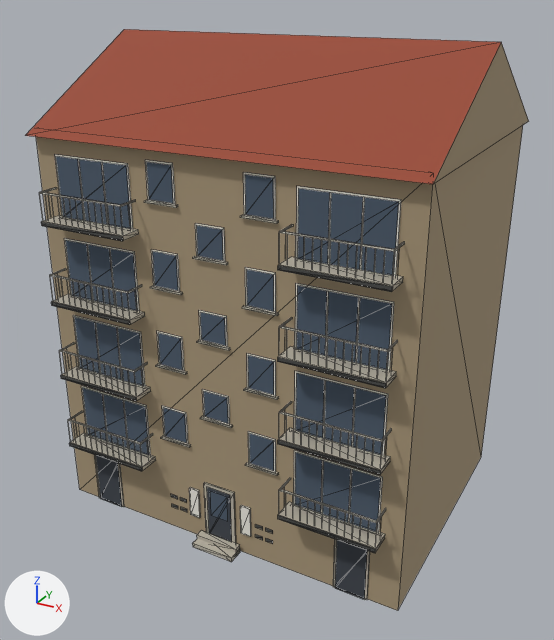
Renders of the glTF model public/canal-drive/building-types/nw-portiek-wide-core-beekenhoff__brick-buff__5__gable__long__solid.glb from each side of a commit.
Rendered twice from a 50 mm lens placed at (12.9, -24.4, 19.2), pointed at (0.1, -1.1, 7.6). The axes (+X, +Y, +Z) are drawn at lower left. The lights are the same throughout. The older version comes first. Mesh edges are drawn as thin lines. Where no turn or scale is listed for an object, it has been applied to the vertices. Vertices at exactly the same position are counted once.

The older version as bpy lines, for what is in view:
```python
me_nw_portiek_wide_core_beekenhoff__brick_buff__5__gable__long__solid = bpy.data.meshes.new('nw-portiek-wide-core-beekenhoff__brick-buff__5__gable__long__solid')
me_nw_portiek_wide_core_beekenhoff__brick_buff__5__gable__long__solid.from_pydata(...)  # 1764 vertices, 1336 faces; spans x -7.1..7.1, y -5.8..5.8, z -8.8..8.8
# faces by material slot: [12, 498, 96, 448, 176, 94, 6, 6]
me_nw_portiek_wide_core_beekenhoff__brick_buff__5__gable__long__solid.materials.append(mat_brick_aa987a)  # beige #aa987a
me_nw_portiek_wide_core_beekenhoff__brick_buff__5__gable__long__solid.materials.append(mat_stone_bdb7a8)  # grey #bdb7a8
me_nw_portiek_wide_core_beekenhoff__brick_buff__5__gable__long__solid.materials.append(mat_door_4a4a48)  # dark grey #4a4a48
me_nw_portiek_wide_core_beekenhoff__brick_buff__5__gable__long__solid.materials.append(mat_door_d8d4c8)  # light grey #d8d4c8
me_nw_portiek_wide_core_beekenhoff__brick_buff__5__gable__long__solid.materials.append(mat_frame_f2efe6)  # white #f2efe6
me_nw_portiek_wide_core_beekenhoff__brick_buff__5__gable__long__solid.materials.append(mat_glass_4b5a6b)  # dark blue #4b5a6b
me_nw_portiek_wide_core_beekenhoff__brick_buff__5__gable__long__solid.materials.append(mat_door_3d434b)  # dark grey #3d434b
me_nw_portiek_wide_core_beekenhoff__brick_buff__5__gable__long__solid.materials.append(mat_rooftile_9a4b36)  # brown #9a4b36
ob_nw_portiek_wide_core_beekenhoff__brick_buff__5__gable__long__solid = bpy.data.objects.new('nw-portiek-wide-core-beekenhoff__brick-buff__5__gable__long__solid', me_nw_portiek_wide_core_beekenhoff__brick_buff__5__gable__long__solid)
ob_nw_portiek_wide_core_beekenhoff__brick_buff__5__gable__long__solid.location = (0.0, -0.24, 8.81)
```
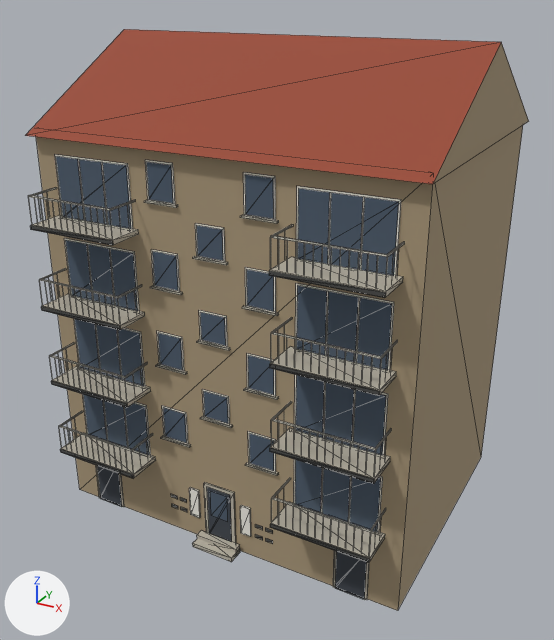
Where the newer file only moved an object's origin or applied its transform, the numbers keep the older frame.

What changed in the scene script:
```text
Change me_nw_portiek_wide_core_beekenhoff__brick_buff__5__gable__long__solid:
    used by ob_nw_portiek_wide_core_beekenhoff__brick_buff__5__gable__long__solid; location = (0.0, -0.24, 8.81)
    remove me_nw_portiek_wide_core_beekenhoff__brick_buff__5__gable__long__solid.from_pydata(...)  # 1764 vertices, 1336 faces; spans x -7.1..7.1, y -5.8..5.8, z -8.8..8.8
    add me_nw_portiek_wide_core_beekenhoff__brick_buff__5__gable__long__solid.from_pydata(...)  # 1828 vertices, 1368 faces; spans x -7.1..7.1, y -6.3..5.8, z -8.8..8.8
    me_nw_portiek_wide_core_beekenhoff__brick_buff__5__gable__long__solid part 1: 82 loose pieces with 328 vertices, spanning x -6.3..6.3, y -5.7, z -5.8..3.9, are deleted
    me_nw_portiek_wide_core_beekenhoff__brick_buff__5__gable__long__solid part 2: 74 vertices moved from x 2.8..6.3, y -5.8..-5.3, z -6.0..4.0 to x 2.8..6.3, y -6.3..-5.4, z -6.0..4.0; 28 vertices removed from x 2.8..6.3, y -5.8..-5.3, z -5.8..3.9; 284 vertices added at x 2.8..6.3, y -6.3..-5.4, z -5.8..3.9
    me_nw_portiek_wide_core_beekenhoff__brick_buff__5__gable__long__solid part 3: 80 vertices moved from x -6.3..-2.8, y -5.8..-5.3, z -6.0..4.0 to x -6.3..-2.8, y -6.3..-5.4, z -6.0..4.0; 22 vertices removed from x -6.3..-2.8, y -5.8..-5.3, z -5.8..3.9; 158 vertices added at x -6.3..-2.8, y -6.3..-5.4, z -5.8..3.9
    other edits to the shape of me_nw_portiek_wide_core_beekenhoff__brick_buff__5__gable__long__solid do not show in these pictures
```

What differs and where, as boxes (x1, y1, x2, y2) in the pictures (554 x 640 px):
part 1 of me_nw_portiek_wide_core_beekenhoff__brick_buff__5__gable__long__solid, deleted
    before: (39, 194, 395, 547)
part 2 of me_nw_portiek_wide_core_beekenhoff__brick_buff__5__gable__long__solid, built on
    before: (278, 224, 405, 553)
    after: (269, 224, 405, 563)
part 3 of me_nw_portiek_wide_core_beekenhoff__brick_buff__5__gable__long__solid, built on
    before: (39, 187, 156, 471)
    after: (28, 187, 156, 478)
